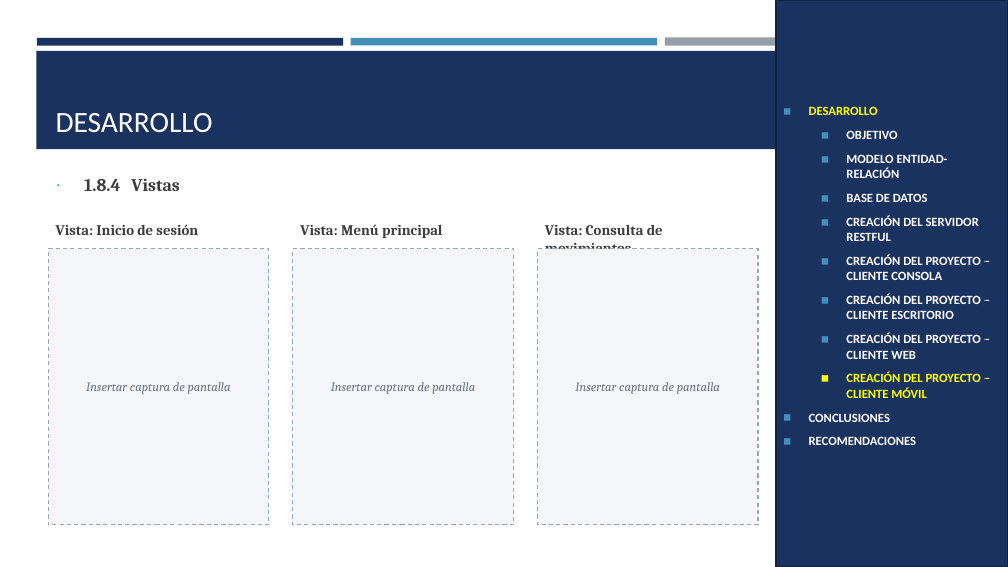
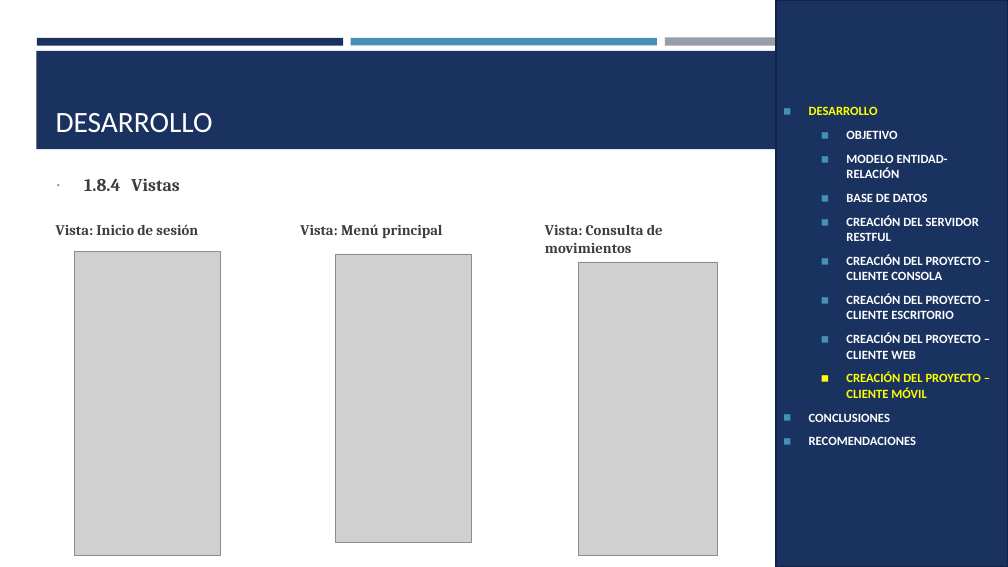
Before and after one commit to IMarcusDev/TI.1.4.-PAO202651_RESTFUL_DOTNET_CONBDD_NRC36883_GR04, a slide deck: slide 32 of 05. DOCUMENTACION/PRESENTACION TI.1.4. RESTFUL con BDD en DOTNET GR4.pptx. Drawn at 1008x567 pixels with LibreOffice and Linux fonts; fonts in the diff are those of the drawing; grey boxes stand for pictures. Boxes give left, top, right and bottom in pixels: in the first picture for what was removed or moved away, otherwise in the second. Text is boxed around its words. In the diff, an @@ line names an element or a change of style, - is before the commit and + after.

```diff
--- a/05. DOCUMENTACION/PRESENTACION TI.1.4. RESTFUL con BDD en DOTNET GR4.pptx
+++ b/05. DOCUMENTACION/PRESENTACION TI.1.4. RESTFUL con BDD en DOTNET GR4.pptx
@@ rectangle removed at [48, 249, 269, 525] @@
-Insertar captura de pantalla
@@ picture added at [74, 251, 221, 555] @@
@@ rectangle removed at [293, 249, 514, 525] @@
-Insertar captura de pantalla
@@ picture added at [336, 254, 471, 543] @@
@@ rectangle removed at [538, 249, 758, 525] @@
-Insertar captura de pantalla
@@ picture added at [578, 262, 717, 556] @@
```
Also in this commit, not shown: 4 other slides changed.
